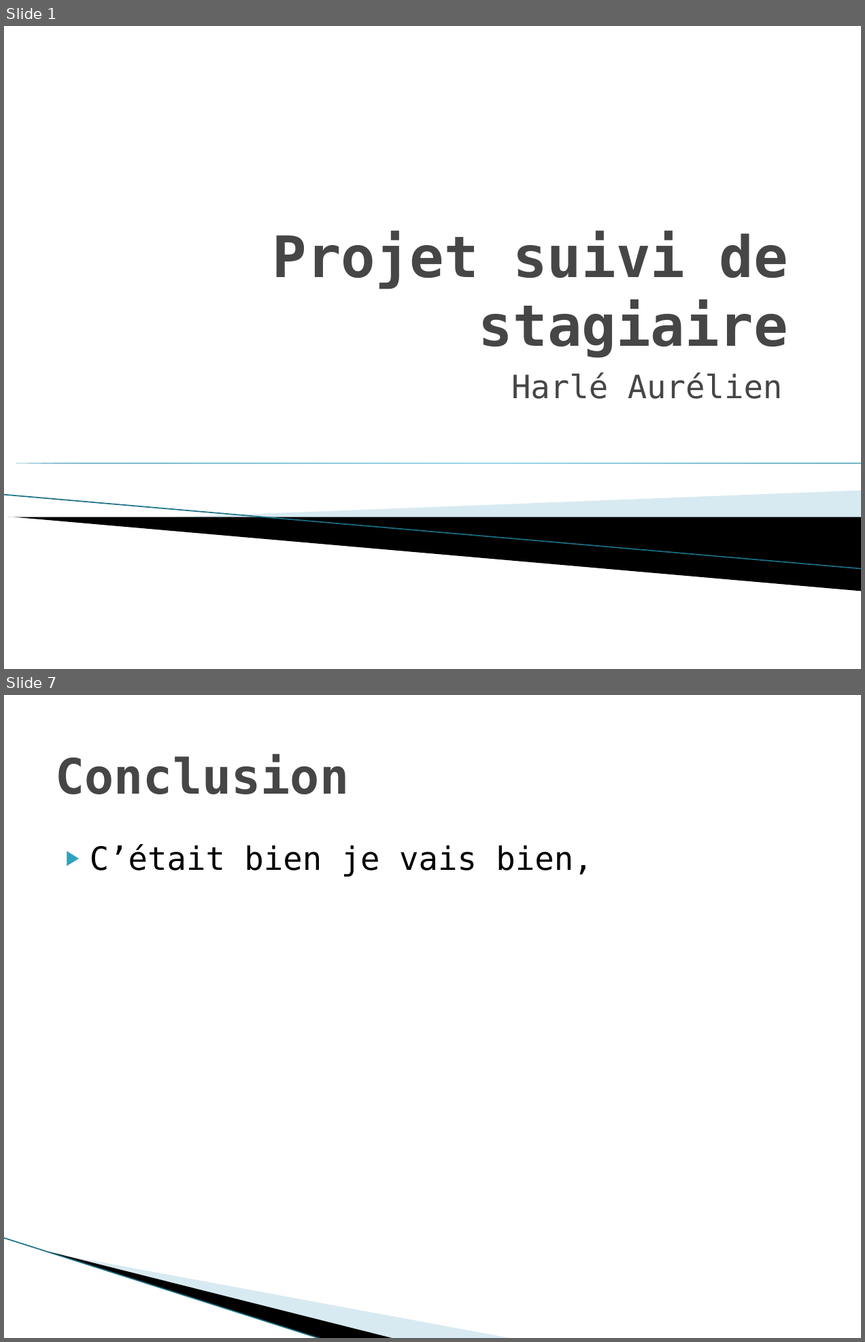
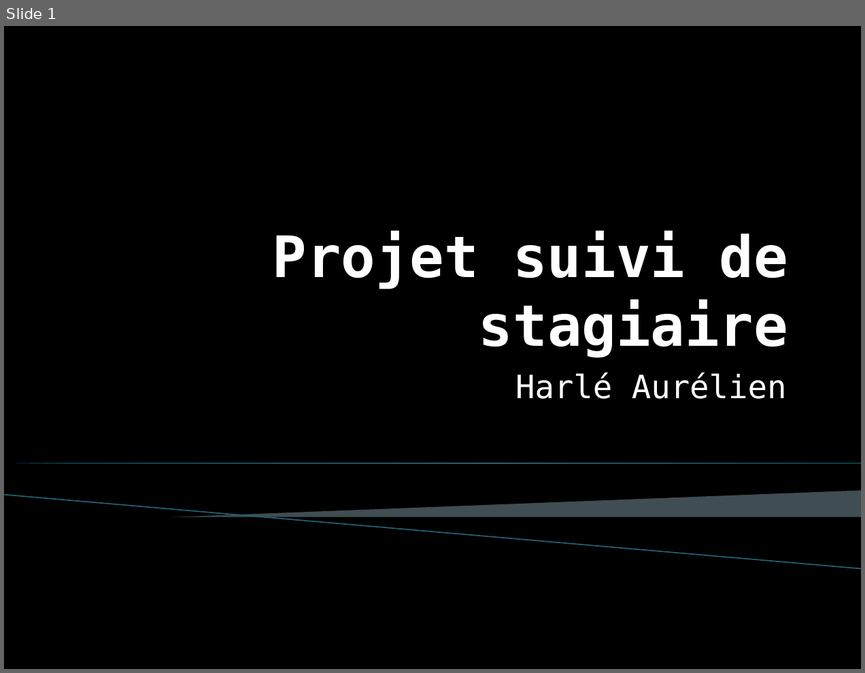
Before and after one commit to AurelienHarle/SuiviStagiaire, a slide deck: doc/Rapport de stage/Presentation suivi de stagiaire.pptx. Shown one above the other, each under a label of ours: slides 1 and 7 before the commit, slide 1 after it; the slides between them are not shown. The pictures are 865x1342 and 865x673 pixels, drawn with LibreOffice and Linux fonts; fonts in the diff are those of the drawing; background and template pictures are left out. Boxes give left, top, right and bottom in pixels: in the first picture for what was removed or moved away, otherwise in the second. Text is boxed around its words. In the diff, an @@ line names an element or a change of style, - is before the commit and + after.

```diff
--- a/doc/Rapport de stage/Presentation suivi de stagiaire.pptx
+++ b/doc/Rapport de stage/Presentation suivi de stagiaire.pptx
@@ slide 7 removed at bbox=[4, 695, 861, 1338], background #FFFFFF @@
@@ title removed at bbox=[55, 754, 349, 794] @@
-Conclusion
@@ text removed at bbox=[90, 844, 592, 877] @@
-▶ C’était bien je vais bien,
@@ freeform shape removed at bbox=[71, 1164, 427, 1299] @@
@@ freeform shape removed at bbox=[4, 1238, 356, 1317] @@
@@ line removed from (4, 1238) to (322, 1338) @@
@@ slide 1 changed as well @@
@@ background #FFFFFF to picture (left out) @@
@@ title "Projet suivi de stagiaire" at bbox=[273, 231, 788, 358]: text colour #464646 to #FFFFFF @@
@@ text "Harlé Aurélien" at bbox=[515, 372, 787, 399]: text colour #464646 to #FFFFFF @@
@@ right triangle at bbox=[4, 463, 861, 463]: fill gradient #007896 to #4CBBDF to gradient #0B6B82 to #56AAC5 @@
@@ line (4, 495) - (861, 569): stroke #97C5D8 0.95 pt to #9ABCC9 0.95 pt @@
@@ freeform shape at bbox=[162, 490, 861, 536]: fill #A0CBDC at 40% opacity to #A3C2CE at 40% opacity @@
```
Also in this commit, not shown: 4 other slides changed, 12 slides added, 2 other slides removed, 21 other files.
